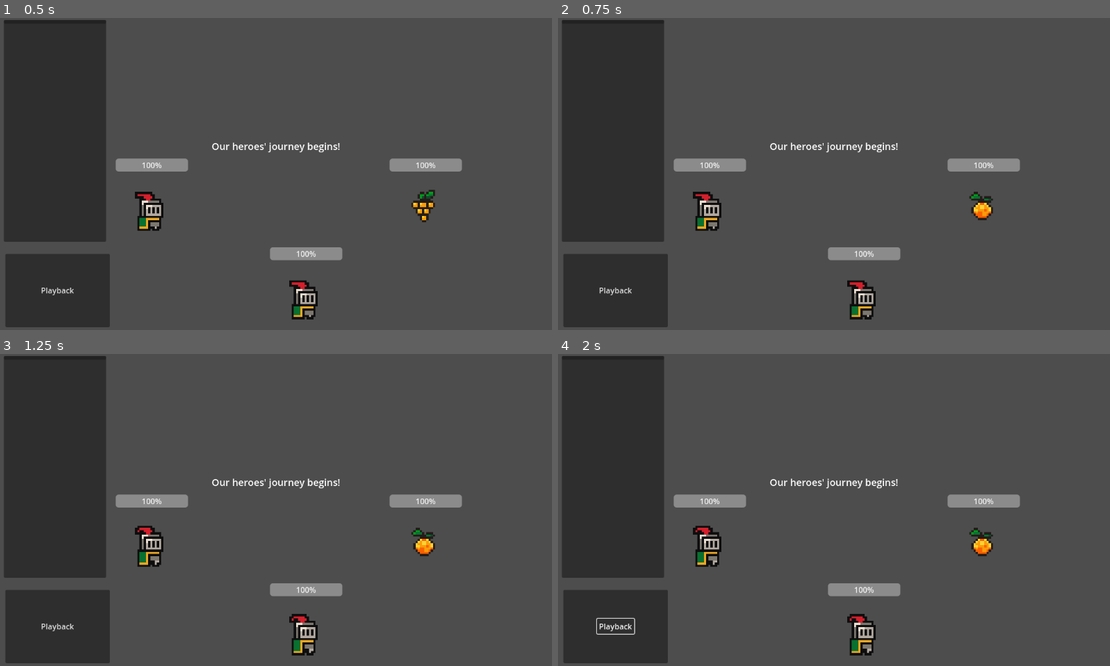
Above: before the commit, frames 1-4 (two rows, left to right).
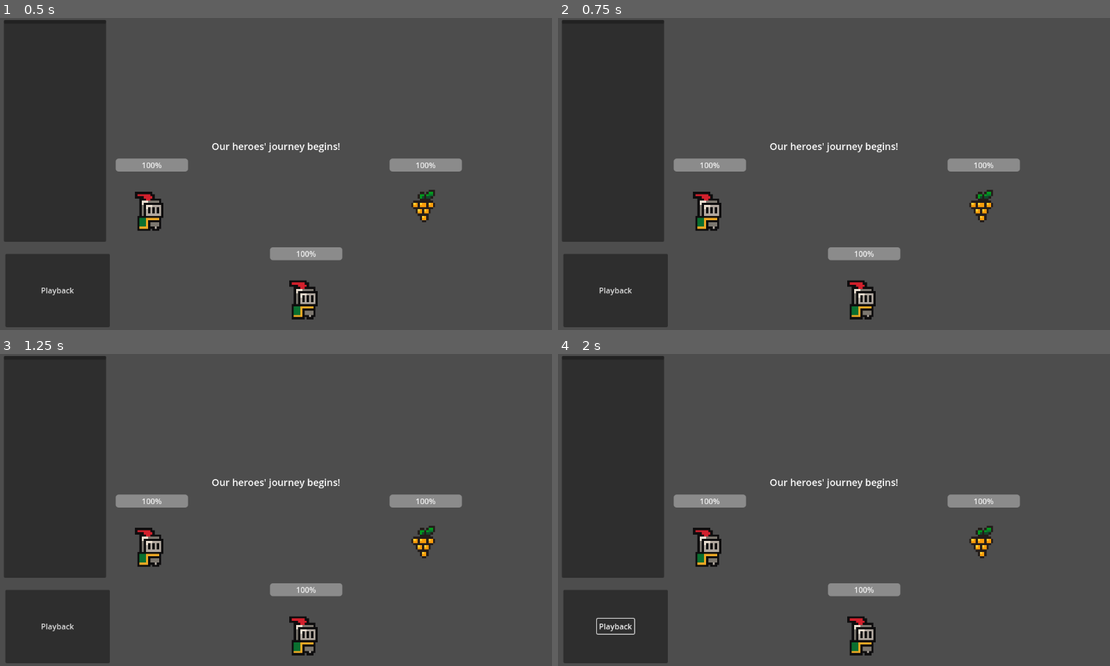
Above: after the commit, the same moments.

Repository: jhobz/rpg-prototype
Game: Godot game, scene res://scenes/game.tscn
Same seed, same stepped clock (60 frames per second), same inputs: the game is played once before the commit and once after it.
Inputs:
- Up to frame 1 (0.5 s): no input
- Up to frame 2 (0.75 s): no input
- Up to frame 3 (1.25 s): no input
- Up to frame 4 (2 s): click "Playback" at 1.25 s

Frame 1 is identical in both runs. In frame 2, 0.3% of the frame differs, in the area x 74-79%, y 55-66%; in frame 3, 0.8%, in the area x 24-79%, y 55-96%; in frame 4, 0.8%.

Commit message:
give enemies ability to attack

Diff:
--- /dev/null
+++ b/character_manager.gd
@@ -0,0 +1,4 @@
+extends Node
+
+var player_characters: Array[Character]
+var enemy_characters: Array[Character]
--- a/logic/game_states/CharacterTurn.gd
+++ b/logic/game_states/CharacterTurn.gd
@@ -17,10 +17,10 @@
 	character = null
 
 func process(_delta: float) -> State:
-	if character.is_player_character:
-		if character.is_turn_complete:
-			return idle_state
-	else:
+	# if character.is_player_character:
+	if character.is_turn_complete:
+		return idle_state
+	# else:
 		# if time_active >= 1.0:
-			return idle_state
+			# return idle_state
 	return null
--- a/logic/turn_states/action_source.gd
+++ b/logic/turn_states/action_source.gd
@@ -11,7 +11,12 @@
 	super.enter()
 
 	is_animating = true
-	var current_instruction = game_manager.instructions[game_manager.current_instruction_index]
+	var current_instruction: Instruction
+	if game_manager.current_character is PlayerCharacter:
+		current_instruction = game_manager.instructions[game_manager.current_instruction_index]
+	else:
+		current_instruction = game_manager.current_enemy_instruction
+		print('current_instruction: ' + current_instruction.action.action_name + current_instruction.source.char_name + current_instruction.target.char_name)
 	var source = current_instruction.source
 
 	if source is PlayerCharacter:
--- a/project.godot
+++ b/project.godot
@@ -15,6 +15,10 @@
 config/features=PackedStringArray("4.4", "GL Compatibility")
 config/icon="res://icon.svg"
 
+[autoload]
+
+CharacterManager="*res://character_manager.gd"
+
 [rendering]
 
 renderer/rendering_method="gl_compatibility"
--- a/resources/animations/knight_sprite_frames.tres
+++ b/resources/animations/knight_sprite_frames.tres
@@ -248,7 +248,7 @@
 "duration": 1.0,
 "texture": SubResource("AtlasTexture_dinhu")
 }],
-"loop": true,
+"loop": false,
 "name": &"idle",
 "speed": 10.0
 }, {
--- a/resources/animations/red_slime_sprite_frames.tres
+++ b/resources/animations/red_slime_sprite_frames.tres
@@ -1,6 +1,7 @@
-[gd_resource type="SpriteFrames" load_steps=19 format=3 uid="uid://cfort03ximp0y"]
+[gd_resource type="SpriteFrames" load_steps=28 format=3 uid="uid://cfort03ximp0y"]
 
 [ext_resource type="Texture2D" uid="uid://b7y5ulkfmuvyr" path="res://assets/sprites/slime_purple.png" id="1_c471u"]
+[ext_resource type="Texture2D" uid="uid://dc7bufts8305d" path="res://assets/sprites/knight.png" id="2_56688"]
 
 [sub_resource type="AtlasTexture" id="AtlasTexture_c471u"]
 atlas = ExtResource("1_c471u")
@@ -69,6 +70,38 @@
 [sub_resource type="AtlasTexture" id="AtlasTexture_ncha2"]
 atlas = ExtResource("1_c471u")
 region = Rect2(0, 48, 24, 24)
+
+[sub_resource type="AtlasTexture" id="AtlasTexture_1kice"]
+atlas = ExtResource("2_56688")
+region = Rect2(0, 160, 32, 32)
+
+[sub_resource type="AtlasTexture" id="AtlasTexture_5newe"]
+atlas = ExtResource("2_56688")
+region = Rect2(32, 160, 32, 32)
+
+[sub_resource type="AtlasTexture" id="AtlasTexture_37s47"]
+atlas = ExtResource("2_56688")
+region = Rect2(64, 160, 32, 32)
+
+[sub_resource type="AtlasTexture" id="AtlasTexture_bt5mj"]
+atlas = ExtResource("2_56688")
+region = Rect2(96, 160, 32, 32)
+
+[sub_resource type="AtlasTexture" id="AtlasTexture_e1j6l"]
+atlas = ExtResource("2_56688")
+region = Rect2(128, 160, 32, 32)
+
+[sub_resource type="AtlasTexture" id="AtlasTexture_pl11u"]
+atlas = ExtResource("2_56688")
+region = Rect2(160, 160, 32, 32)
+
+[sub_resource type="AtlasTexture" id="AtlasTexture_bhx41"]
+atlas = ExtResource("2_56688")
+region = Rect2(192, 160, 32, 32)
+
+[sub_resource type="AtlasTexture" id="AtlasTexture_qnb83"]
+atlas = ExtResource("2_56688")
+region = Rect2(224, 160, 32, 32)
 
 [resource]
 animations = [{
@@ -148,4 +181,33 @@
 "loop": true,
 "name": &"idle",
 "speed": 10.0
+}, {
+"frames": [{
+"duration": 1.0,
+"texture": SubResource("AtlasTexture_1kice")
+}, {
+"duration": 1.0,
+"texture": SubResource("AtlasTexture_5newe")
+}, {
+"duration": 1.0,
+"texture": SubResource("AtlasTexture_37s47")
+}, {
+"duration": 1.0,
+"texture": SubResource("AtlasTexture_bt5mj")
+}, {
+"duration": 1.0,
+"texture": SubResource("AtlasTexture_e1j6l")
+}, {
+"duration": 1.0,
+"texture": SubResource("AtlasTexture_pl11u")
+}, {
+"duration": 1.0,
+"texture": SubResource("AtlasTexture_bhx41")
+}, {
+"duration": 1.0,
+"texture": SubResource("AtlasTexture_qnb83")
+}],
+"loop": false,
+"name": &"roll",
+"speed": 10.0
 }]
--- a/resources/animations/slime_sprite_frames.tres
+++ b/resources/animations/slime_sprite_frames.tres
@@ -87,10 +87,46 @@
 }, {
 "duration": 1.0,
 "texture": SubResource("AtlasTexture_xcjw3")
+}, {
+"duration": 1.0,
+"texture": SubResource("AtlasTexture_daf58")
+}, {
+"duration": 1.0,
+"texture": SubResource("AtlasTexture_14p8p")
+}, {
+"duration": 1.0,
+"texture": SubResource("AtlasTexture_bf8hl")
+}, {
+"duration": 1.0,
+"texture": SubResource("AtlasTexture_xcjw3")
+}, {
+"duration": 1.0,
+"texture": SubResource("AtlasTexture_daf58")
+}, {
+"duration": 1.0,
+"texture": SubResource("AtlasTexture_14p8p")
+}, {
+"duration": 1.0,
+"texture": SubResource("AtlasTexture_bf8hl")
+}, {
+"duration": 1.0,
+"texture": SubResource("AtlasTexture_xcjw3")
+}, {
+"duration": 1.0,
+"texture": SubResource("AtlasTexture_daf58")
+}, {
+"duration": 1.0,
+"texture": SubResource("AtlasTexture_14p8p")
+}, {
+"duration": 1.0,
+"texture": SubResource("AtlasTexture_bf8hl")
+}, {
+"duration": 1.0,
+"texture": SubResource("AtlasTexture_xcjw3")
 }],
 "loop": false,
 "name": &"attack",
-"speed": 10.0
+"speed": 40.0
 }, {
 "frames": [{
 "duration": 1.0,
--- a/scenes/Character/Characters/Enemies/red_slime.tscn
+++ b/scenes/Character/Characters/Enemies/red_slime.tscn
@@ -1,12 +1,14 @@
-[gd_scene load_steps=8 format=3 uid="uid://ckp66wttmrqym"]
+[gd_scene load_steps=10 format=3 uid="uid://ckp66wttmrqym"]
 
 [ext_resource type="Script" uid="uid://4v303nifdpdg" path="res://scenes/Character/Characters/Enemies/non_player_character.gd" id="1_fgqk7"]
 [ext_resource type="Script" uid="uid://c0xybc034keh1" path="res://scenes/Components/stats_component.gd" id="2_bxy7a"]
 [ext_resource type="Script" uid="uid://c57m8elb52dp7" path="res://scenes/Components/hp_component.gd" id="3_lcy1c"]
 [ext_resource type="SpriteFrames" uid="uid://cfort03ximp0y" path="res://resources/animations/red_slime_sprite_frames.tres" id="4_y17g3"]
 [ext_resource type="Script" uid="uid://c0fhxyw6tkwyo" path="res://scenes/Components/gui_component.gd" id="5_lcy1c"]
-[ext_resource type="Script" uid="uid://d1d1eadsr0obb" path="res://scenes/Components/simple_attack_ai_component.gd" id="6_jkc8e"]
+[ext_resource type="Script" uid="uid://df36e3iijkjt5" path="res://scenes/Components/boss_attack_ai_component.gd" id="6_p8frr"]
 [ext_resource type="Script" uid="uid://dolcf35kui0ao" path="res://scenes/Character/Actions/attack.gd" id="7_ncha2"]
+[ext_resource type="Script" uid="uid://ddakrcdkm2aku" path="res://scenes/Character/Actions/spell.gd" id="8_3urrt"]
+[ext_resource type="Script" uid="uid://cyrlkjq7sj35o" path="res://scenes/Character/Actions/roll.gd" id="9_lim7v"]
 
 [node name="RedSlime" type="Node2D"]
 script = ExtResource("1_fgqk7")
@@ -29,7 +31,7 @@
 texture_filter = 1
 scale = Vector2(4.5, 4.5)
 sprite_frames = ExtResource("4_y17g3")
-animation = &"attack"
+animation = &"roll"
 autoplay = "idle"
 
 [node name="GUIComponent" type="Control" parent="."]
@@ -45,13 +47,26 @@
 offset_right = 78.0
 offset_bottom = -29.0
 
-[node name="BattleAI" type="Node" parent="." node_paths=PackedStringArray("attack_action")]
-script = ExtResource("6_jkc8e")
-attack_action = NodePath("../Actions/Attack")
-metadata/_custom_type_script = "uid://d1d1eadsr0obb"
+[node name="BattleAI" type="Node" parent="." node_paths=PackedStringArray("attack_action", "special_action", "cleave_action")]
+script = ExtResource("6_p8frr")
+attack_action = NodePath("../Actions/Spell")
+special_action = NodePath("../Actions/Roll")
+cleave_action = NodePath("../Actions/Attack")
+metadata/_custom_type_script = "uid://df36e3iijkjt5"
 
 [node name="Actions" type="Node" parent="."]
 
 [node name="Attack" type="Node2D" parent="Actions"]
 script = ExtResource("7_ncha2")
+base_dmg = 1
 metadata/_custom_type_script = "uid://dolcf35kui0ao"
+
+[node name="Spell" type="Node2D" parent="Actions"]
+script = ExtResource("8_3urrt")
+spell_element = "ice"
+base_dmg = 5
+metadata/_custom_type_script = "uid://ddakrcdkm2aku"
+
+[node name="Roll" type="Node2D" parent="Actions"]
+script = ExtResource("9_lim7v")
+metadata/_custom_type_script = "uid://cyrlkjq7sj35o"
--- a/scenes/Character/Characters/Enemies/slime.tscn
+++ b/scenes/Character/Characters/Enemies/slime.tscn
@@ -29,7 +29,7 @@
 sprite_frames = ExtResource("4_b8ylj")
 animation = &"attack"
 autoplay = "idle"
-frame = 4
+frame = 16
 frame_progress = 1.0
 
 [node name="GUIComponent" type="Control" parent="."]
--- a/scenes/Character/Characters/PlayerCharacters/fruit_mage.tscn
+++ b/scenes/Character/Characters/PlayerCharacters/fruit_mage.tscn
@@ -26,6 +26,14 @@
 atlas = ExtResource("4_l32aa")
 region = Rect2(32, 48, 16, 16)
 
+[sub_resource type="AtlasTexture" id="AtlasTexture_1s1a7"]
+atlas = ExtResource("4_l32aa")
+region = Rect2(0, 48, 16, 16)
+
+[sub_resource type="AtlasTexture" id="AtlasTexture_s65t8"]
+atlas = ExtResource("4_l32aa")
+region = Rect2(16, 48, 16, 16)
+
 [sub_resource type="AtlasTexture" id="AtlasTexture_dnx6s"]
 atlas = ExtResource("4_l32aa")
 region = Rect2(0, 16, 16, 16)
@@ -106,6 +114,59 @@
 }, {
 "frames": [{
 "duration": 1.0,
+"texture": SubResource("AtlasTexture_1s1a7")
+}, {
+"duration": 1.0,
+"texture": SubResource("AtlasTexture_s65t8")
+}, {
+"duration": 1.0,
+"texture": SubResource("AtlasTexture_1s1a7")
+}, {
+"duration": 1.0,
+"texture": SubResource("AtlasTexture_s65t8")
+}, {
+"duration": 1.0,
+"texture": SubResource("AtlasTexture_1s1a7")
+}, {
+"duration": 1.0,
+"texture": SubResource("AtlasTexture_s65t8")
+}, {
+"duration": 1.0,
+"texture": SubResource("AtlasTexture_1s1a7")
+}, {
+"duration": 1.0,
+"texture": SubResource("AtlasTexture_s65t8")
+}, {
+"duration": 1.0,
+"texture": SubResource("AtlasTexture_1s1a7")
+}, {
+"duration": 1.0,
+"texture": SubResource("AtlasTexture_s65t8")
+}, {
+"duration": 1.0,
+"texture": SubResource("AtlasTexture_1s1a7")
+}, {
+"duration": 1.0,
+"texture": SubResource("AtlasTexture_s65t8")
+}, {
+"duration": 1.0,
+"texture": SubResource("AtlasTexture_1s1a7")
+}, {
+"duration": 1.0,
+"texture": SubResource("AtlasTexture_s65t8")
+}, {
+"duration": 1.0,
+"texture": SubResource("AtlasTexture_1s1a7")
+}, {
+"duration": 1.0,
+"texture": SubResource("AtlasTexture_s65t8")
+}],
+"loop": false,
+"name": &"hit",
+"speed": 30.0
+}, {
+"frames": [{
+"duration": 1.0,
 "texture": SubResource("AtlasTexture_dnx6s")
 }, {
 "duration": 1.0,
@@ -114,7 +175,7 @@
 "duration": 1.0,
 "texture": SubResource("AtlasTexture_eb28d")
 }],
-"loop": true,
+"loop": false,
 "name": &"idle",
 "speed": 5.0
 }, {
@@ -170,7 +231,7 @@
 texture_filter = 1
 scale = Vector2(4.5, 4.5)
 sprite_frames = SubResource("SpriteFrames_ch7jv")
-animation = &"roll"
+animation = &"idle"
 autoplay = "idle"
 
 [node name="GUIComponent" type="Control" parent="."]
--- a/scenes/Character/Characters/PlayerCharacters/knight.tscn
+++ b/scenes/Character/Characters/PlayerCharacters/knight.tscn
@@ -18,7 +18,7 @@
 script = ExtResource("2_p2drc")
 strength = 10
 magic = 1
-defense = 10
+defense = 1
 metadata/_custom_type_script = "uid://c0xybc034keh1"
 
 [node name="HPComponent" type="Node" parent="."]
--- a/scenes/Character/character.gd
+++ b/scenes/Character/character.gd
@@ -30,8 +30,9 @@
 
 # Called every frame. 'delta' is the elapsed time since the previous frame.
 func _process(_delta: float):
-	if !animated_sprite.is_playing():
-		animated_sprite.play('idle')
+	pass
+	# if !animated_sprite.is_playing():
+	# 	animated_sprite.play('idle')
 
 func get_stat(type: String):
 	return stats_component[type]
--- a/scenes/Character/character_group.gd
+++ b/scenes/Character/character_group.gd
@@ -3,10 +3,20 @@
 var characters: Array[Character] = []
 
 func _ready():
+	var is_player_character = false
+
 	for node in get_children():
 		if node is Character:
 			characters.append(node)
 			node.character_group = self
+
+			if node is PlayerCharacter:
+				is_player_character = true
+
+	if is_player_character:
+		CharacterManager.player_characters = characters
+	else:
+		CharacterManager.enemy_characters = characters
 
 func add_character(character: Character):
 	characters.append(character)
--- a/scenes/Components/ai_component.gd
+++ b/scenes/Components/ai_component.gd
@@ -1,25 +1,15 @@
 class_name AIComponent extends Component
-
-
-@onready var game_manager: GameManager = %GameManager
-
 
 func _ready() -> void:
 	pass
 
-
 func select_action() -> Action:
 	return
 
-
 func select_target() -> Character:
-	var players: Array[Node] = game_manager.player_characters
-
-
+	var players: Array[Character] = CharacterManager.player_characters
 	var highest_hp := -1
-
 	var target: Character
-
 
 	for player in players:
 		if player.hp_component.hp > highest_hp:
@@ -27,5 +17,4 @@
 
 			target = player
 
-
 	return target
--- a/scenes/game_manager.gd
+++ b/scenes/game_manager.gd
@@ -3,7 +3,6 @@
 @export var current_enemy: Character
 @export var action_source_state: State
 
-@onready var actions: Node = %Actions
 @onready var player_characters: Array[Node] = %Characters/Players.get_children()
 @onready var state_machine: StateMachine = %GameStateMachine
 @onready var turn_state_machine: StateMachine = %GameStateMachine/CharacterTurn/TurnStateMachine
Not shown, added: character_manager.gd.uid
Not shown: 1 places in scenes/Character/Characters/PlayerCharacters/fruit_mage.tscn that only renumber resources
